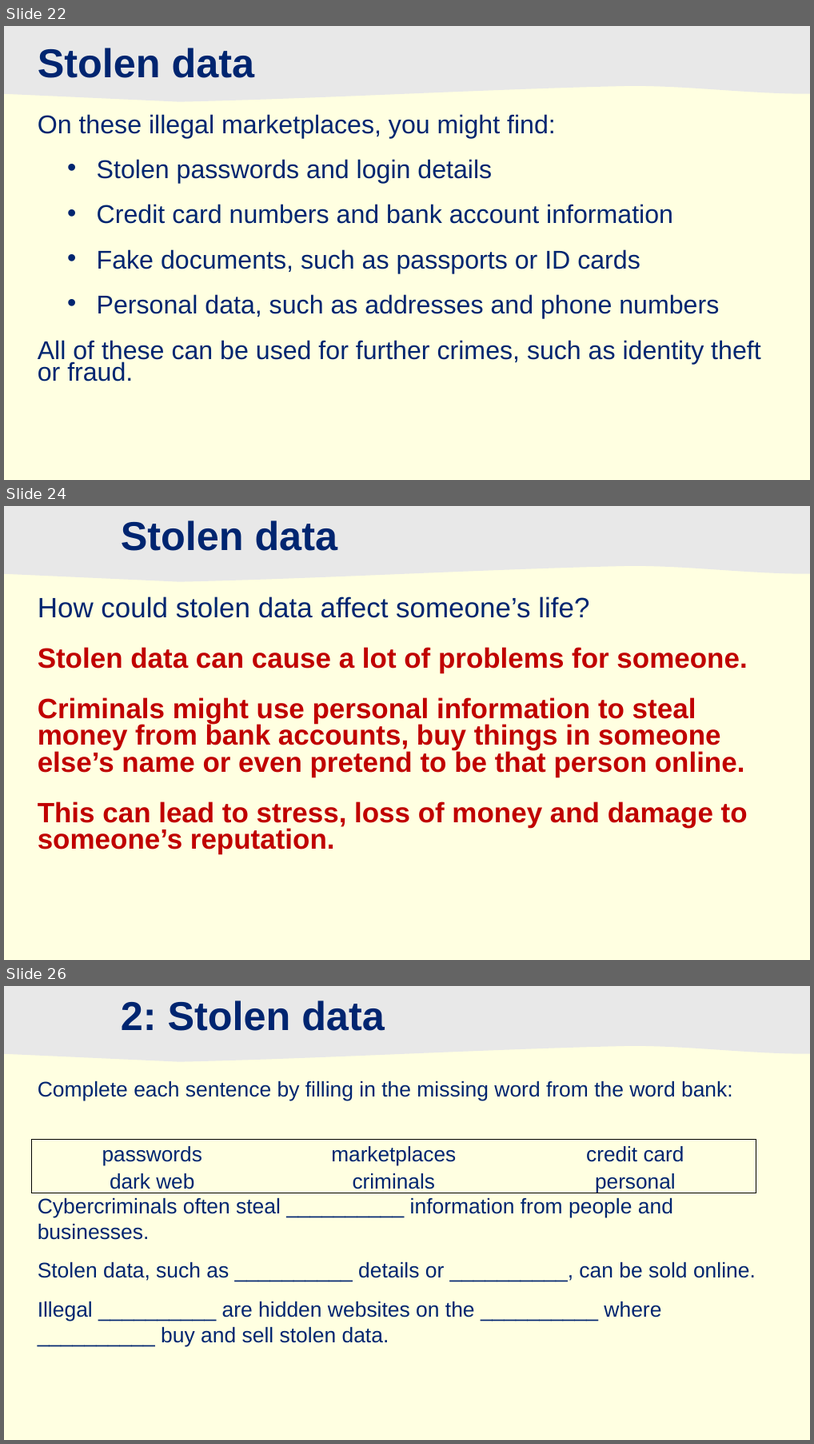
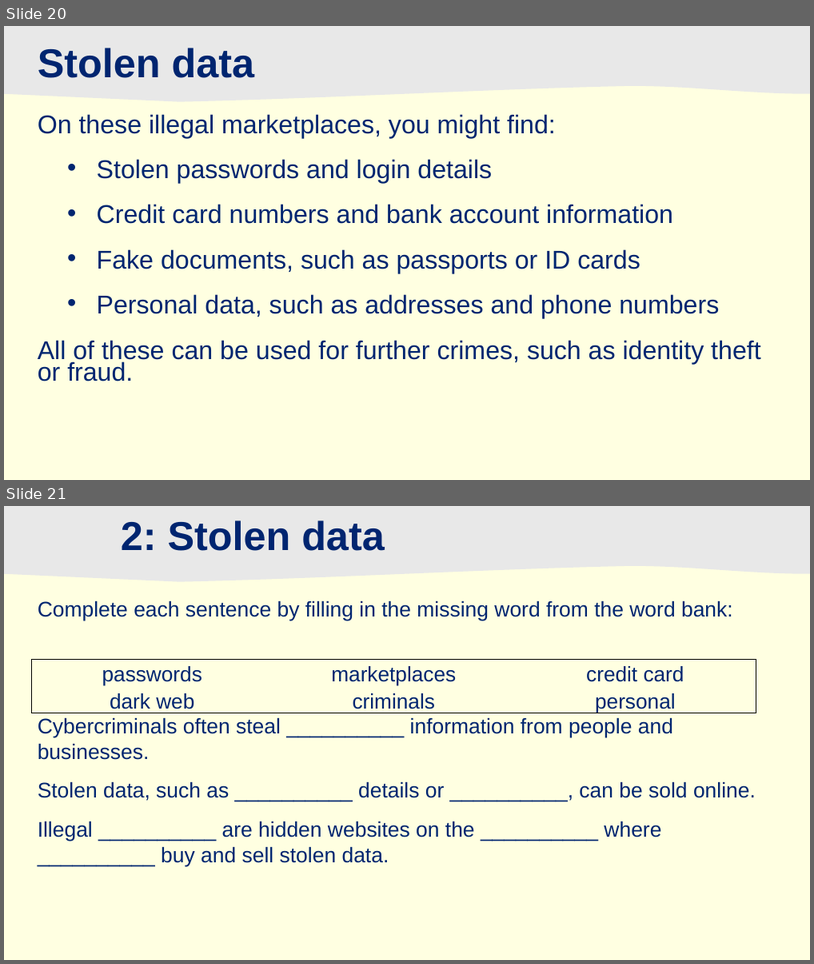
Before and after one commit to JFinnTeacher/TY-Introduction-to-Coding-with-Python, a slide deck: Lesson 05 - Understanding Cyber Threats/05_Cyber_Threats.pptx. Shown one above the other, each under a label of ours: slides 22, 24 and 26 before the commit, slides 20 and 21 after it; the slides between them are not shown. The pictures are 814x1444 and 814x964 pixels, drawn with LibreOffice and Linux fonts; fonts in the diff are those of the drawing; background and template pictures are left out. Boxes give left, top, right and bottom in pixels: in the first picture for what was removed or moved away, otherwise in the second. Text is boxed around its words. In the diff, an @@ line names an element or a change of style, - is before the commit and + after.

```diff
--- a/Lesson 05 - Understanding Cyber Threats/05_Cyber_Threats.pptx
+++ b/Lesson 05 - Understanding Cyber Threats/05_Cyber_Threats.pptx
@@ slide 24 removed at (x1=4, y1=506, x2=810, y2=960), background #FFFFE1; not listed: 1 template element that a slide beside it also shows @@
@@ title removed at (x1=121, y1=520, x2=338, y2=551) @@
-Stolen data
@@ text removed at (x1=38, y1=596, x2=748, y2=854) @@
-How could stolen data affect someone’s life?
-Stolen data can cause a lot of problems for someone.
-Criminals might use personal information to steal money from bank accounts, buy things in someone else’s name or even pretend to be that person online.
-This can lead to stress, loss of money and damage to someone’s reputation.
@@ what was slide 22 is now slide 20 @@
@@ what was slide 26 is now slide 21 @@
```
Also in this commit, not shown: 1 slide changed, 6 other slides removed, 9 other files.
